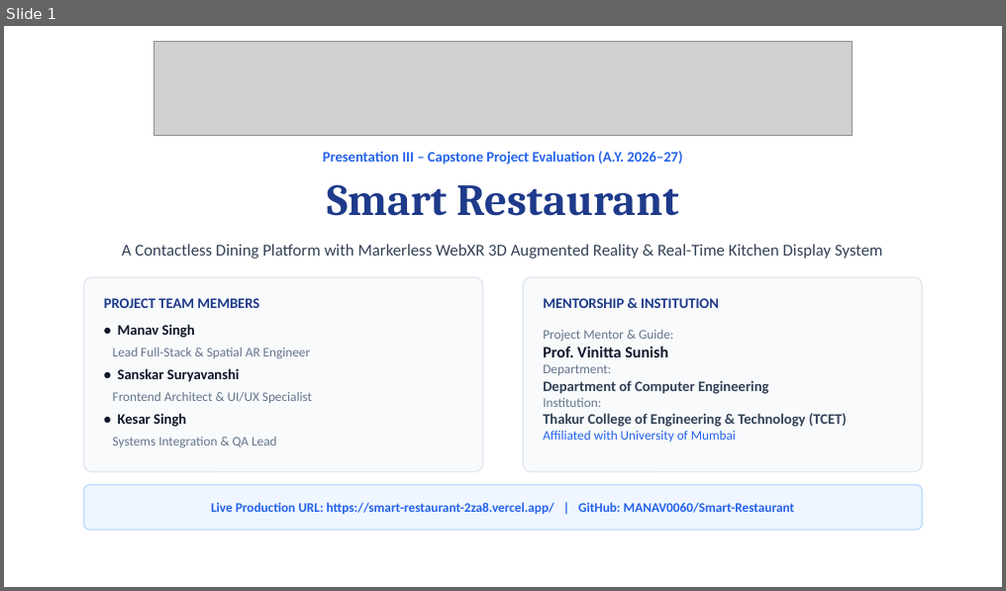
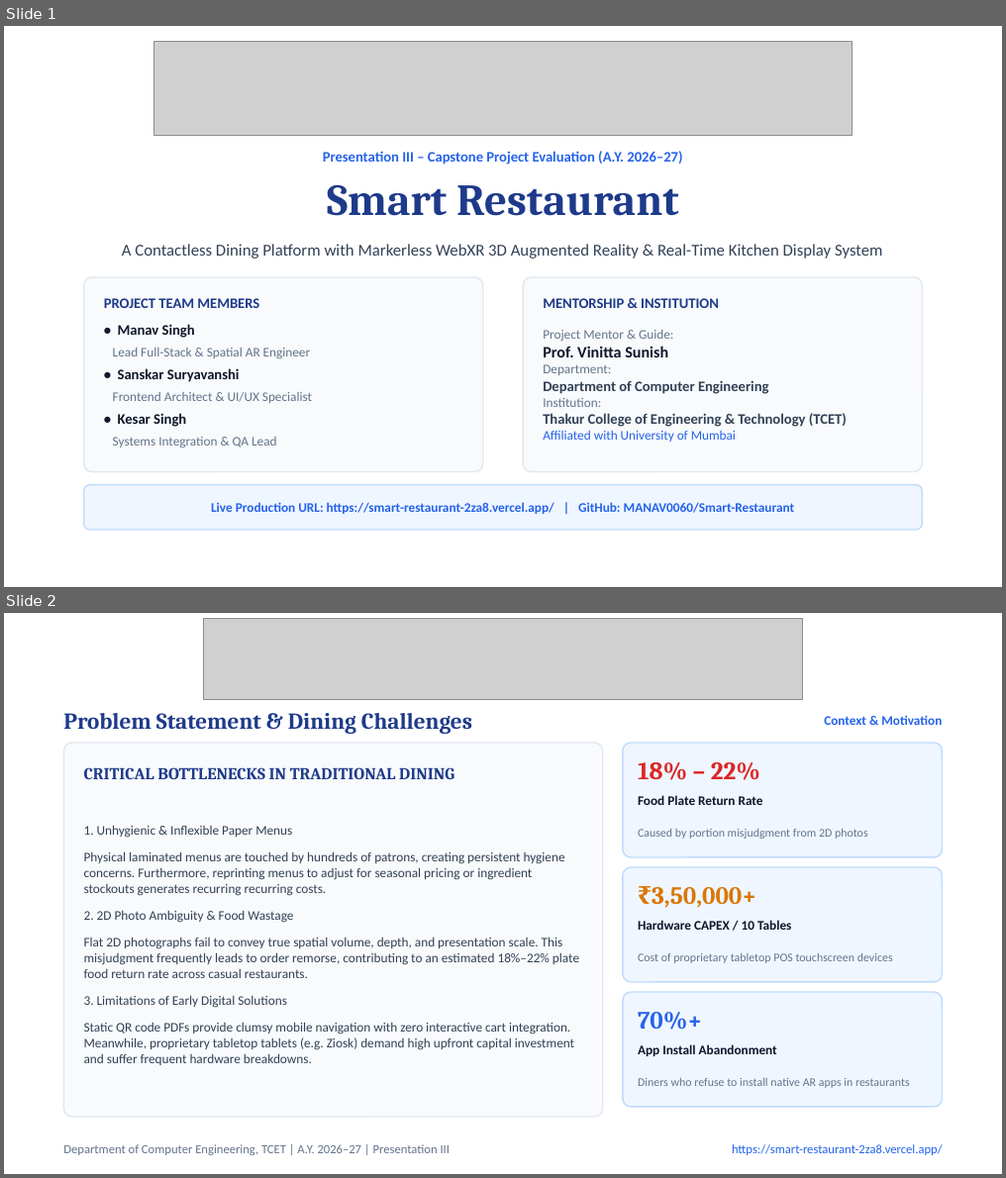
Before and after one commit to MANAV0060/Smart-Restaurant, a slide deck: Smart_Restaurant_Presentation_III.pptx. Shown one above the other, each under a label of ours: slide 1 before the commit, slides 1 and 2 after it. The pictures are 1006x591 and 1006x1178 pixels, drawn with LibreOffice and Linux fonts; fonts in the diff are those of the drawing; grey boxes stand for pictures. Boxes give left, top, right and bottom in pixels: in the first picture for what was removed or moved away, otherwise in the second. Text is boxed around its words. In the diff, an @@ line names an element or a change of style, - is before the commit and + after.

Commit message:
style(presentation): humanize slide layouts with data callouts, stepper workflows, and engineering problem-solving

```diff
--- a/Smart_Restaurant_Presentation_III.pptx
+++ b/Smart_Restaurant_Presentation_III.pptx
@@ slide 2 added at [4, 613, 1002, 1174], background #FFFFFF @@
@@ picture added at [204, 618, 802, 700] @@
@@ text added at [63, 713, 472, 734], 16.5 pt, text #1E3A8A, bold @@
+Problem Statement & Dining Challenges
@@ text added at [824, 715, 942, 725], 9.5 pt, text #2563EB, bold @@
+Context & Motivation
@@ rounded rectangle added at [63, 743, 603, 1117], fill #F8FAFC, outline #E2E8F0 1 pt @@
@@ rounded rectangle added at [623, 743, 943, 858], fill #EFF6FF, outline #BFDBFE 1 pt @@
@@ text added at [84, 767, 454, 779], 12 pt, text #1E3A8A, bold @@
+CRITICAL BOTTLENECKS IN TRADITIONAL DINING
@@ text added at [638, 762, 760, 780], 18 pt, text #DC2626, bold @@
+18% – 22%
@@ text added at [638, 795, 763, 805], 9.5 pt, text #0F172A, bold @@
+Food Plate Return Rate
@@ text added at [84, 825, 579, 1065], 9.5 pt, text #334155 @@
+1. Unhygienic & Inflexible Paper Menus
+Physical laminated menus are touched by hundreds of patrons, creating persistent hygiene concerns. Furthermore, reprinting menus to adjust for seasonal pricing or ingredient stockouts generates recurring recurring costs.
+2. 2D Photo Ambiguity & Food Wastage
+Flat 2D photographs fail to convey true spatial volume, depth, and presentation scale. This misjudgment frequently leads to order remorse, contributing to an estimated 18%–22% plate food return rate across casual restaurants.
+3. Limitations of Early Digital Solutions
+Static QR code PDFs provide clumsy mobile navigation with zero interactive cart integration. Meanwhile, proprietary tabletop tablets (e.g. Ziosk) demand high upfront capital investment and suffer frequent hardware breakdowns.
@@ text added at [638, 829, 868, 839], 8.5 pt, text #64748B @@
+Caused by portion misjudgment from 2D photos
@@ rounded rectangle added at [623, 867, 943, 982], fill #EFF6FF, outline #BFDBFE 1 pt @@
@@ text added at [651, 887, 756, 908], 18 pt, text #D97706, bold @@
+₹3,50,000+
@@ text added at [638, 920, 791, 930], 9.5 pt, text #0F172A, bold @@
+Hardware CAPEX / 10 Tables
@@ text added at [638, 954, 893, 963], 8.5 pt, text #64748B @@
+Cost of proprietary tabletop POS touchscreen devices
@@ rounded rectangle added at [623, 992, 943, 1107], fill #EFF6FF, outline #BFDBFE 1 pt @@
@@ text added at [638, 1012, 702, 1030], 18 pt, text #2563EB, bold @@
+70%+
@@ text added at [638, 1045, 777, 1057], 9.5 pt, text #0F172A, bold @@
+App Install Abandonment
@@ text added at [638, 1078, 910, 1088], 8.5 pt, text #64748B @@
+Diners who refuse to install native AR apps in restaurants
@@ text added at [63, 1145, 450, 1156], 9 pt, text #64748B @@
+Department of Computer Engineering, TCET | A.Y. 2026–27 | Presentation III
@@ text added at [732, 1145, 943, 1156], 9 pt, text #2563EB @@
+https://smart-restaurant-2za8.vercel.app/
```
Also in this commit, not shown: 5 slides changed, 1 other slide added, 2 slides removed, 1 other file.
